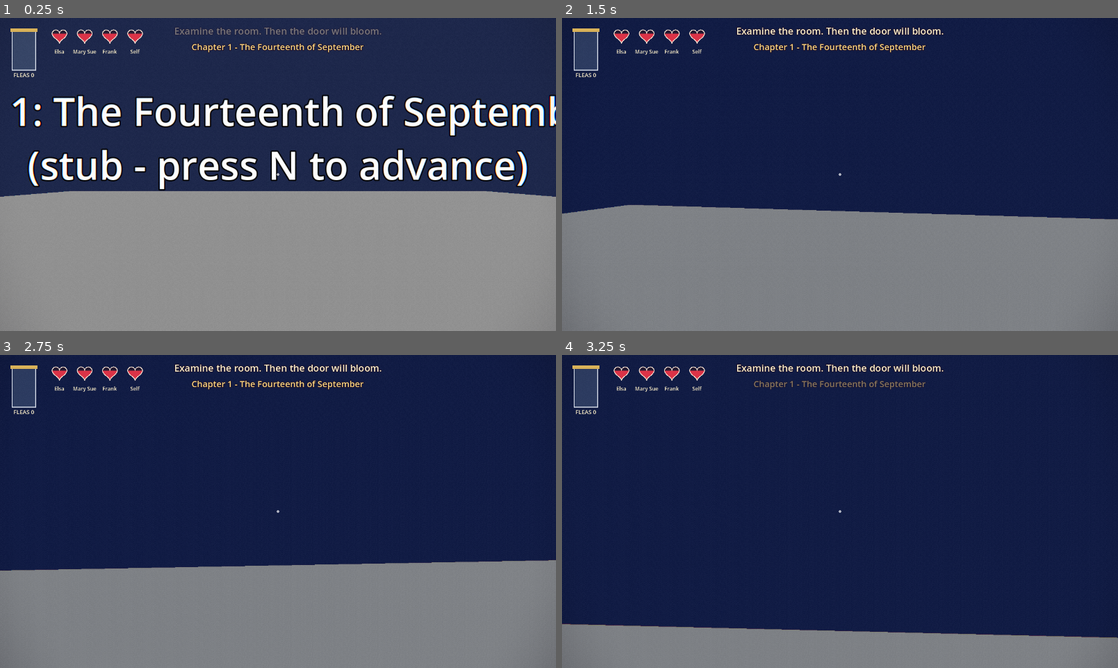
Above: before the commit, frames 1-4 (two rows, left to right).
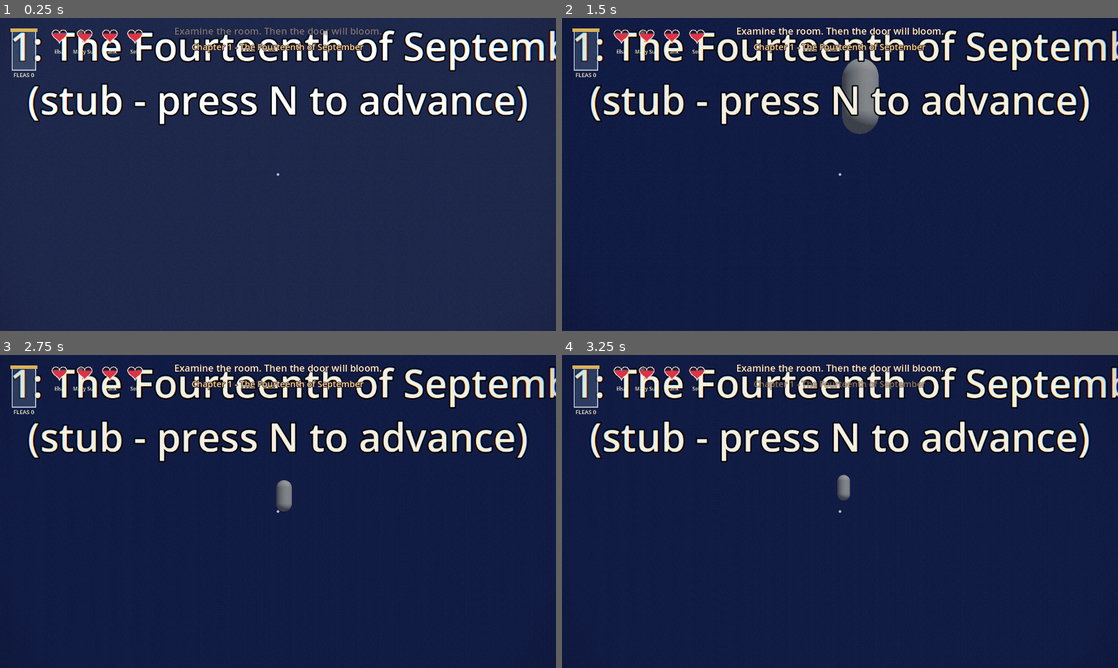
Above: after the commit, the same moments.

Repository: gabeekleiber-oss/Moon-Game
Game: Godot game, scene res://scenes/main/main.tscn
Same seed, same stepped clock (60 frames per second), same inputs: the game is played once before the commit and once after it.
Inputs (mouse positions are in pixels of both pictures, inside the frame that each line leads up to):
- Up to frame 1 (0.25 s): no input
- Up to frame 2 (1.5 s): tap Enter (ui_accept) at 0.5 s; move the mouse to (867, 174) at 0.52 s; hold W (move_forward) from 0.53 s (still down); tap C (crouch) at 0.6 s; click (867, 174) at 0.67 s; tap Space (jump) at 0.77 s; move the mouse to (812, 174) at 1.27 s; tap E (interact) at 1.35 s
- Up to frame 3 (2.75 s): keep holding W (move_forward); tap Space (jump) at 1.52 s; move the mouse to (289, 505) at 2.02 s; tap Q (notepad) at 2.1 s
- Up to frame 4 (3.25 s): keep holding W (move_forward); move the mouse to (834, 517) at 2.77 s; tap F (see_family) at 2.85 s; click (834, 517) at 2.92 s; tap Space (jump) at 3.02 s

The runs differ from the first frame. In frame 1, 61% of the frame differs, in the area x 0-100%, y 3-100%; in frame 2, 48%; in frame 3, 42%; in frame 4, 21%.

Commit message:
[F-05] step 3: camera presets, cam_release, shake, dialogue cam cue

Diff:
--- a/scenes/cutscene/cutscene.gd
+++ b/scenes/cutscene/cutscene.gd
@@ -29,6 +29,20 @@
 const LAYER_SKIP := 51
 const LAYER_TITLE := 52      # above the black fade so card text shows on black
 
+## Camera presets. `offset` is in the TARGET's local space; targets face -Z (player spawn convention), so the camera
+## sits in FRONT of the target (negative Z) looking back at it; pass behind=true to mirror it to the back.
+## `look_height` = metres above the target's origin to aim at; `fov` in degrees; optional `roll` in degrees;
+## optional `up_local` replaces the up vector (used by the straight-down "top" shot).
+const CAM_PRESETS := {
+	"wide": {"offset": Vector3(0.0, 1.8, -6.0), "look_height": 1.2, "fov": 70.0},
+	"medium": {"offset": Vector3(0.0, 1.6, -3.2), "look_height": 1.4, "fov": 60.0},
+	"close": {"offset": Vector3(0.35, 1.6, -1.4), "look_height": 1.6, "fov": 42.0},
+	"low": {"offset": Vector3(0.0, 0.35, -3.0), "look_height": 1.7, "fov": 65.0},
+	"high": {"offset": Vector3(0.0, 5.0, -4.0), "look_height": 0.6, "fov": 60.0},
+	"top": {"offset": Vector3(0.0, 9.0, 0.0), "look_height": 0.0, "fov": 55.0, "up_local": Vector3(0.0, 0.0, -1.0)},
+	"dutch": {"offset": Vector3(0.0, 1.5, -4.0), "look_height": 1.3, "fov": 62.0, "roll": 12.0},
+}
+
 var _active: bool = false
 var _skippable: bool = true
 var _skipping: bool = false
@@ -48,6 +62,11 @@
 ## `await Cutscene.chapter_card(id)` themselves when they want one).
 var auto_title_cards: bool = false
 var _title_root: Control
+## Default target for cam() and for dialogue `cam` cues (set it once per scene: `Cutscene.focus = moon`).
+var focus: Node3D = null
+var _cam: Camera3D
+var _prev_cam: Camera3D
+var _cam_active: bool = false
 var _title_kicker: Label
 var _title_main: Label
 var _title_sub: Label
@@ -59,6 +78,13 @@
 func _ready() -> void:
 	process_mode = Node.PROCESS_MODE_ALWAYS
 	_build_ui()
+	_cam = Camera3D.new()
+	_cam.name = "CutsceneCamera"
+	add_child(_cam)
+	Events.dialogue_cue.connect(_on_dialogue_cue)
+	Events.dialogue_ended.connect(func(_id: String) -> void:
+		if _cam_active and not _active:
+			cam_release(0.5))
 	Events.chapter_started.connect(func(id: int) -> void:
 		if auto_title_cards:
 			chapter_card(id))
@@ -95,6 +121,8 @@
 func end() -> bool:
 	if not _active:
 		return false
+	if _cam_active:
+		await cam_release(0.6)
 	if _bar_amount > 0.0:
 		await letterbox(false, 0.5)
 	var was_skipped := _skipping
@@ -192,6 +220,75 @@
 	return _skipping
 
 
+## Moves the cutscene camera to a preset (CAM_PRESETS) framed on `target` (default: `focus`) over `seconds`.
+## The first call takes over from the player's camera; end the shot with cam_release() (play() also does it for you).
+func cam(preset: String, target: Node3D = null, seconds: float = 1.0, behind: bool = false) -> void:
+	var t: Node3D = target if target != null else focus
+	if t == null or not is_instance_valid(t) or not CAM_PRESETS.has(preset):
+		push_warning("Cutscene.cam('%s'): needs a valid preset and a target (or Cutscene.focus)." % preset)
+		return
+	focus = t
+	var p: Dictionary = CAM_PRESETS[preset]
+	var basis := t.global_transform.basis.orthonormalized()
+	var off: Vector3 = p["offset"]
+	if behind:
+		off.z = -off.z
+	var pos := t.global_transform.origin + basis * off
+	var aim := t.global_transform.origin + Vector3.UP * float(p["look_height"])
+	var up := Vector3.UP
+	if p.has("up_local"):
+		up = basis * (p["up_local"] as Vector3)
+	var dest := Transform3D(Basis.IDENTITY, pos).looking_at(aim, up)
+	if p.has("roll"):
+		dest.basis = dest.basis * Basis(Vector3(0, 0, 1), deg_to_rad(float(p["roll"])))
+	await cam_to(dest, float(p["fov"]), seconds)
+
+
+## Moves the cutscene camera to an exact world transform and field of view.
+func cam_to(dest: Transform3D, fov: float = 60.0, seconds: float = 1.0) -> void:
+	_take_camera()
+	if _skipping or seconds <= 0.0:
+		_cam.global_transform = dest
+		_cam.fov = fov
+		return
+	var from := _cam.global_transform
+	var from_fov := _cam.fov
+	var tw := create_tween()
+	tw.tween_method(func(k: float) -> void:
+		_cam.global_transform = from.interpolate_with(dest, k)
+		_cam.fov = lerpf(from_fov, fov, k), 0.0, 1.0, seconds).set_trans(Tween.TRANS_SINE).set_ease(Tween.EASE_IN_OUT)
+	await _await_tween(tw)
+
+
+## Hands the view back to the player's camera (eased over `seconds`).
+func cam_release(seconds: float = 0.8) -> void:
+	if not _cam_active:
+		return
+	if _prev_cam != null and is_instance_valid(_prev_cam):
+		await cam_to(_prev_cam.global_transform, _prev_cam.fov, seconds)
+		if is_instance_valid(_prev_cam):
+			_prev_cam.make_current()
+	_cam_active = false
+
+
+## Short camera shake on whatever camera is current. Does nothing under Reduced Motion (or while skipping).
+func shake(amount: float = 0.05, seconds: float = 0.4) -> void:
+	if _skipping or bool(Game.settings.get("reduced_motion", false)):
+		return
+	var c := get_viewport().get_camera_3d()
+	if c == null:
+		return
+	var tw := create_tween()
+	tw.tween_method(func(k: float) -> void:
+		var a := amount * (1.0 - k)
+		c.h_offset = randf_range(-a, a)
+		c.v_offset = randf_range(-a, a), 0.0, 1.0, seconds)
+	await _await_tween(tw)
+	if is_instance_valid(c):
+		c.h_offset = 0.0
+		c.v_offset = 0.0
+
+
 ## Current fade opacity 0..1 (for scripts/tests).
 func fade_alpha() -> float:
 	return _fade.color.a
@@ -217,6 +314,28 @@
 	_tweens.append(tw)
 	await tw.finished
 	_tweens.erase(tw)
+
+
+func _take_camera() -> void:
+	if _cam_active:
+		return
+	var cur := get_viewport().get_camera_3d()
+	if cur != null and cur != _cam:
+		_prev_cam = cur
+		_cam.global_transform = cur.global_transform
+		_cam.fov = cur.fov
+	_cam.make_current()
+	_cam_active = true
+
+
+## Dialogue nodes may carry `"cam": "close"` (a preset on Cutscene.focus) or `"cam": "release"`.
+func _on_dialogue_cue(kind: String, value: Variant) -> void:
+	if kind != "cam":
+		return
+	if str(value) == "release":
+		cam_release(0.8)
+	else:
+		cam(str(value), null, 1.0)
 
 
 func _set_bars(amount: float) -> void:
--- a/tests/test_cutscene.gd
+++ b/tests/test_cutscene.gd
@@ -97,6 +97,43 @@
 	_check(card_sk and (Time.get_ticks_msec() - t1) < 2500, "skipping a 10 s title card fast-forwards (%d ms)" % (Time.get_ticks_msec() - t1))
 	_check(is_equal_approx(Cutscene.fade_alpha(), 0.0) and not Cutscene._title_root.visible, "skipped card leaves a clean screen")
 
+	# 7. camera presets
+	var pcam := Camera3D.new()
+	add_child(pcam)
+	pcam.global_position = Vector3(0, 1.6, 5)
+	pcam.current = true
+	var tgt := Node3D.new()
+	add_child(tgt)
+	tgt.global_position = Vector3(10, 0, 0)
+	await Cutscene.play(func() -> void:
+		await Cutscene.cam("close", tgt, 0.1)
+		var cc: Camera3D = Cutscene._cam
+		_check(cc.current and not pcam.current, "cam() takes over from the player camera")
+		_check(cc.global_position.distance_to(Vector3(10.35, 1.6, -1.4)) < 0.01, "close preset is in front (-Z) of the target")
+		var want := (Vector3(10, 1.6, 0) - cc.global_position).normalized()
+		_check((-cc.global_transform.basis.z).dot(want) > 0.999 and is_equal_approx(cc.fov, 42.0), "camera aims at the target, fov 42")
+		await Cutscene.cam("wide", tgt, 0.1, true)
+		_check(cc.global_position.z > 5.9, "behind=true mirrors the offset to +Z")
+		await Cutscene.cam("dutch", tgt, 0.1)
+		_check(absf(cc.global_transform.basis.x.y) > 0.15, "dutch preset rolls the camera")
+		await Cutscene.cam("top", tgt, 0.1)
+		_check((-cc.global_transform.basis.z).y < -0.99, "top preset looks straight down")
+		await Cutscene.cam("close", tgt, 0.0)
+		cc.h_offset = 0.0
+		Game.settings["reduced_motion"] = true
+		await Cutscene.shake(1.0, 0.2)
+		_check(is_equal_approx(cc.h_offset, 0.0), "shake is a no-op under Reduced Motion")
+		Game.settings["reduced_motion"] = false)
+	_check(pcam.current and not Cutscene._cam_active, "play() released the camera back to the player at the end")
+	# dialogue cam cue on Cutscene.focus
+	Cutscene.focus = tgt
+	Events.dialogue_cue.emit("cam", "medium")
+	await get_tree().create_timer(1.3).timeout
+	_check(Cutscene._cam_active and Cutscene._cam.current, "dialogue cam cue frames Cutscene.focus")
+	Events.dialogue_cue.emit("cam", "release")
+	await get_tree().create_timer(1.1).timeout
+	_check(pcam.current and not Cutscene._cam_active, "dialogue cam 'release' returns the player camera")
+
 	print("RESULT: %s" % ("ALL PASS" if _fails == 0 else "%d FAILED" % _fails))
 	get_tree().quit(0 if _fails == 0 else 1)
 
Not shown, changed: docs/state/F-05.md
